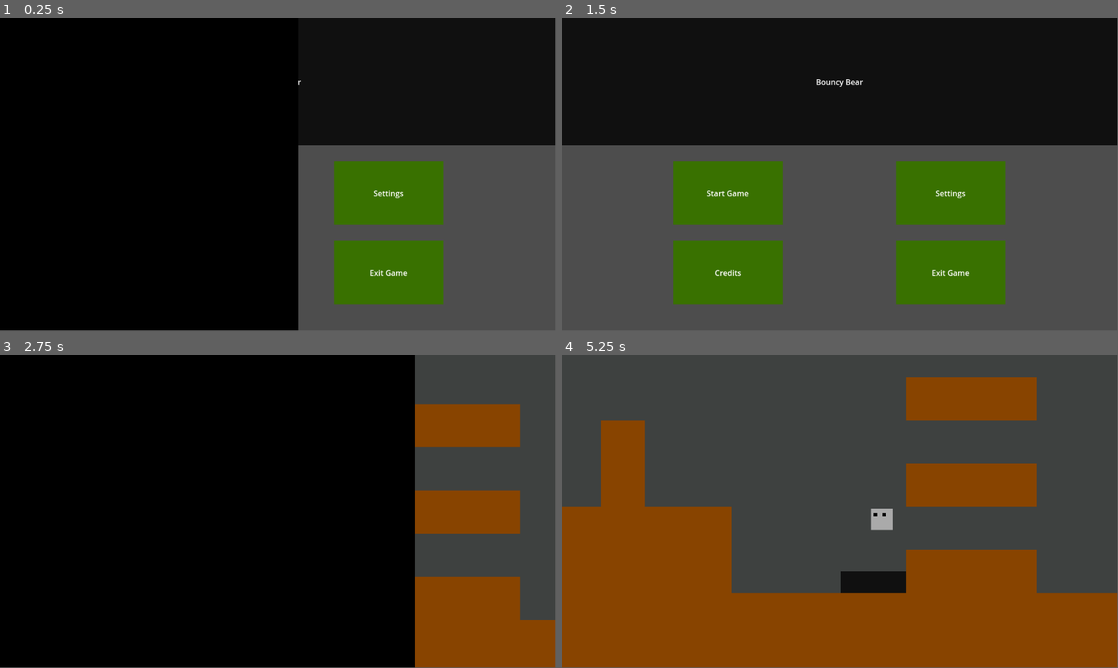
Above: before the commit, frames 1-4 (two rows, left to right).
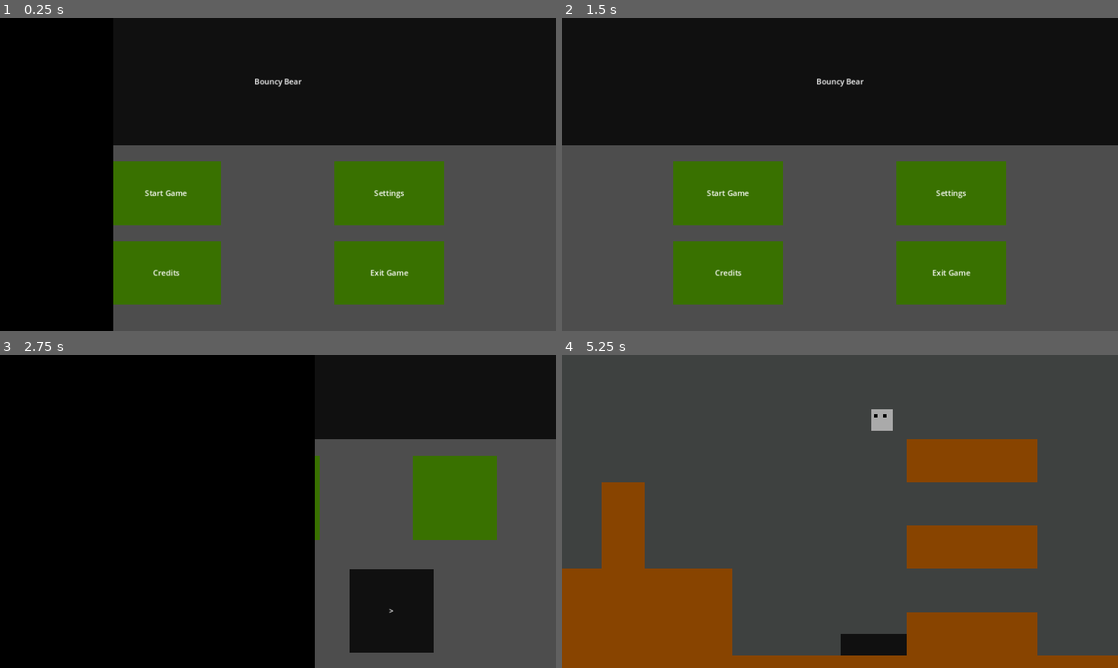
Above: after the commit, the same moments.

Repository: OfficialThomas/Bouncy-Bear-Game
Game: Godot game, scene res://Scenes/StartupMenu.tscn
The game is run twice, just before and just after one commit, with the same random seed, the same clock (stepped at 60 frames per second) and the same inputs. Before the commit the project has no main scene; this scene is started directly in both runs.
Inputs (mouse positions are in pixels of both pictures, inside the frame that each line leads up to):
- Up to frame 1 (0.25 s): no input
- Up to frame 2 (1.5 s): click "[center]Settings[/center]" at 0.5 s; click "[center]Credits[/center]" at 1.25 s
- Up to frame 3 (2.75 s): click "[center]Start Game[/center]" at 2 s
- Up to frame 4 (5.25 s): click (840, 498) at 2.77 s; hold Right (right) 3.53-5.03 s; hold Left (left) from 5.03 s (still down)
In our replay, the window is 799x449 before the commit and 800x450 after it. These sizes can differ from the game's own. Grey fills any space a smaller window leaves; there, only what the larger window draws over its background counts as a difference.

The runs differ from the first frame. In frame 1, 20% of the frame differs, in the area x 0-100%, y 0-100%; in frame 2, 0.8%; in frame 3, 29%; in frame 4, 29%, in the area x 0-100%, y 0-96%.

Commit message:
update to menu and level transitions

Diff:
--- a/Project/Assets/Scripts/Characters/Player.gd
+++ b/Project/Assets/Scripts/Characters/Player.gd
@@ -12,7 +12,7 @@
 
 # Gameplay elements
 var bounce = 0
-var b_multi = 1.25
+var b_multi = 1.5
 var checkpoint
 
 # Called when the node enters the scene tree for the first time.
--- /dev/null
+++ b/Project/Assets/Scripts/UI/LevelSelect.gd
@@ -0,0 +1,72 @@
+extends Control
+
+# Transition animation object
+@onready var transition = get_node("../../UI/SceneTransitionRect")
+
+# Universal scene change (5 button layout)
+@export_file("*.tscn") var return_scene : String
+@export_file("*.tscn") var next_scene : String
+@export_file("*.tscn") var level_1_scene : String
+@export_file("*.tscn") var level_2_scene : String
+@export_file("*.tscn") var level_3_scene : String
+
+
+# Called when the node enters the scene tree for the first time.
+func _ready():
+#	print("1: " + return_scene)
+#	print("2: " + next_scene)
+#	print("3: " + level_1_scene)
+#	print("4: " + level_2_scene)
+#	print("5: " + level_3_scene)
+	pass
+
+
+# Called every frame. 'delta' is the elapsed time since the previous frame.
+#func _process(_delta):
+#	pass
+
+
+# Return to the previous scene (default is main menu)
+func _on_return_pressed():
+#	print("Transitioning to: " + return_scene)
+	if (return_scene == ""):
+#		print("Scene name empty. Transitioning to main menu.")
+		transition.transition_to("res://Scenes/StartupMenu.tscn")
+	else:
+		transition.transition_to(return_scene)
+
+#next scene (default is credits)
+func _on_next_pressed():
+#	print("Transitioning to: " + next_scene)
+	if (next_scene == ""):
+#		print("Scene name empty. Transitioning to credits.")
+		pass #TODO: ADD credits scene
+	else:
+		transition.transition_to(next_scene)
+
+#enter level 1 scene (default is the playtest scene - playground)
+func _on_level_1_pressed():
+#	print("Transitioning to: " + level_1_scene)
+	if (level_1_scene == ""):
+#		print("Scene name empty. Transitioning to test level.")
+		transition.transition_to("res://Scenes/TestScene1.tscn")
+	else:
+		transition.transition_to(level_1_scene)
+
+#enter level 2 scene (default is the playtest scene - playground)
+func _on_level_2_pressed():
+#	print("Transitioning to: " + level_2_scene)
+	if (level_2_scene == ""):
+#		print("Scene name empty. Transitioning to test level.")
+		transition.transition_to("res://Scenes/TestScene1.tscn")
+	else:
+		transition.transition_to(level_2_scene)
+
+#enter level 3 scene (default is the playtest scene - playground)
+func _on_level_3_pressed():
+#	print("Transitioning to: " + level_3_scene)
+	if (level_3_scene == ""):
+#		print("Scene name empty. Transitioning to test level.")
+		transition.transition_to("res://Scenes/TestScene1.tscn")
+	else:
+		transition.transition_to(level_3_scene)
--- a/Project/Assets/Scripts/UI/MainMenu.gd
+++ b/Project/Assets/Scripts/UI/MainMenu.gd
@@ -1,6 +1,11 @@
 extends Control
 
 @onready var transition = get_node("../../UI/SceneTransitionRect")
+
+#universal scene change (3 button layout)
+@export_file("*.tscn") var next_scene : String
+@export_file("*.tscn") var credits_scene : String
+@export_file("*.tscn") var settings_scene : String
 
 # Called when the node enters the scene tree for the first time.
 #func _ready():
@@ -13,16 +18,31 @@
 
 
 func _on_start_game_pressed():
-	transition.transition_to("res://Scenes/TestScene1.tscn")
+#	print("Transitioning to: " + next_scene)
+	if (next_scene == ""):
+#		print("Scene name empty. Transitioning to main menu.")
+		transition.transition_to("res://Scenes/StartupMenu.tscn")
+	else:
+		transition.transition_to(next_scene)
 
 
 func _on_settings_pressed():
-	pass # Replace with function body.
+#	print("Transitioning to: " + settings_scene)
+	if (settings_scene == ""):
+#		print("Scene name empty. Transitioning to main menu.")
+		transition.transition_to("res://Scenes/StartupMenu.tscn")
+	else:
+		transition.transition_to(settings_scene)
 
 
 func _on_credits_pressed():
-	pass # Replace with function body.
+#	print("Transitioning to: " + credits_scene)
+	if (credits_scene == ""):
+#		print("Scene name empty. Transitioning to main menu.")
+		transition.transition_to("res://Scenes/StartupMenu.tscn")
+	else:
+		transition.transition_to(credits_scene)
 
 
 func _on_exit_game_pressed():
-	pass # Replace with function body.
+	transition.close_game()
--- a/Project/Assets/Scripts/UI/Transition.gd
+++ b/Project/Assets/Scripts/UI/Transition.gd
@@ -2,16 +2,27 @@
 
 #	Works Cited:
 #	https://www.gdquest.com/tutorial/godot/2d/scene-transition-rect/
+#	https://godotengine.org/qa/3188/current-scene-name
+#	https://docs.godotengine.org/en/stable/classes/class_node.html#class-node-method-print-tree-pretty
+#	https://godotengine.org/qa/554/is-there-a-way-to-close-a-game-using-gdscript
+
 
 # Path to the next scene to transition to
 @export_file("*.tscn") var next_scene_path : String
 
+
 # Reference to the _AnimationPlayer_ node
 @onready var _anim_player := $AnimationPlayer
+
+
+# Just in case I use this
+@onready var root = get_node("../../")
+
 
 # Called when the node enters the scene tree for the first time.
 func _ready():
 	# Plays the animation backward to fade in
+#	print(root.name) # Here for if I want to make the animation not play on a scene
 	_anim_player.play("SlideLeft")
 
 
@@ -26,3 +37,10 @@
 	await _anim_player.animation_finished
 	# Changes the scene
 	get_tree().change_scene_to_file(_next_scene)
+
+func close_game() -> void:
+	# Plays the Fade animation and wait until it finishes
+	_anim_player.play_backwards("SlideRight")
+	await _anim_player.animation_finished
+	# Close the game window
+	get_tree().quit()
--- a/Project/Assets/User-Interface/LevelSelect1.tscn
+++ b/Project/Assets/User-Interface/LevelSelect1.tscn
@@ -1,6 +1,7 @@
-[gd_scene load_steps=3 format=3 uid="uid://cm0aqouypj4pm"]
+[gd_scene load_steps=4 format=3 uid="uid://cm0aqouypj4pm"]
 
 [ext_resource type="Texture2D" uid="uid://nw51dsnvsjh7" path="res://Assets/Art/Props/test/test_object6.png" id="1_3gm3f"]
+[ext_resource type="Script" path="res://Assets/Scripts/UI/LevelSelect.gd" id="1_mfada"]
 [ext_resource type="Texture2D" uid="uid://3nidym386d2c" path="res://Assets/Art/Props/test/test_object3.png" id="2_rn1ao"]
 
 [node name="LevelSelect1" type="Control"]
@@ -10,6 +11,7 @@
 anchor_bottom = 1.0
 grow_horizontal = 2
 grow_vertical = 2
+script = ExtResource("1_mfada")
 
 [node name="LevelSelect" type="VBoxContainer" parent="."]
 layout_mode = 1
@@ -54,19 +56,19 @@
 [node name="MarginContainer" type="MarginContainer" parent="LevelSelect/Levels"]
 layout_mode = 2
 
-[node name="TextureButton" type="TextureButton" parent="LevelSelect/Levels"]
+[node name="Level1" type="TextureButton" parent="LevelSelect/Levels"]
 layout_mode = 2
 size_flags_horizontal = 3
 texture_normal = ExtResource("2_rn1ao")
 stretch_mode = 5
 
-[node name="TextureButton2" type="TextureButton" parent="LevelSelect/Levels"]
+[node name="Level2" type="TextureButton" parent="LevelSelect/Levels"]
 layout_mode = 2
 size_flags_horizontal = 3
 texture_normal = ExtResource("2_rn1ao")
 stretch_mode = 5
 
-[node name="TextureButton3" type="TextureButton" parent="LevelSelect/Levels"]
+[node name="Level3" type="TextureButton" parent="LevelSelect/Levels"]
 layout_mode = 2
 size_flags_horizontal = 3
 texture_normal = ExtResource("2_rn1ao")
@@ -90,13 +92,13 @@
 custom_minimum_size = Vector2(100, 0)
 layout_mode = 2
 
-[node name="ReturnMain" type="TextureButton" parent="LevelSelect/Return"]
+[node name="Return" type="TextureButton" parent="LevelSelect/Return"]
 layout_mode = 2
 size_flags_horizontal = 3
 texture_normal = ExtResource("1_3gm3f")
 stretch_mode = 5
 
-[node name="RichTextLabel" type="RichTextLabel" parent="LevelSelect/Return/ReturnMain"]
+[node name="RichTextLabel" type="RichTextLabel" parent="LevelSelect/Return/Return"]
 layout_mode = 1
 anchors_preset = 14
 anchor_top = 0.5
@@ -104,18 +106,19 @@
 anchor_bottom = 0.5
 grow_horizontal = 2
 grow_vertical = 2
+mouse_filter = 1
 bbcode_enabled = true
 text = "[center]<[/center]"
 fit_content = true
 metadata/_edit_use_anchors_ = true
 
-[node name="ReturnMain2" type="TextureButton" parent="LevelSelect/Return"]
+[node name="Next" type="TextureButton" parent="LevelSelect/Return"]
 layout_mode = 2
 size_flags_horizontal = 3
 texture_normal = ExtResource("1_3gm3f")
 stretch_mode = 5
 
-[node name="RichTextLabel" type="RichTextLabel" parent="LevelSelect/Return/ReturnMain2"]
+[node name="RichTextLabel" type="RichTextLabel" parent="LevelSelect/Return/Next"]
 layout_mode = 1
 anchors_preset = 14
 anchor_top = 0.5
@@ -123,6 +126,7 @@
 anchor_bottom = 0.5
 grow_horizontal = 2
 grow_vertical = 2
+mouse_filter = 1
 bbcode_enabled = true
 text = "[center]>[/center]"
 fit_content = true
@@ -135,3 +139,9 @@
 [node name="MarginContainer3" type="MarginContainer" parent="LevelSelect"]
 custom_minimum_size = Vector2(0, 25)
 layout_mode = 2
+
+[connection signal="pressed" from="LevelSelect/Levels/Level1" to="." method="_on_level_1_pressed"]
+[connection signal="pressed" from="LevelSelect/Levels/Level2" to="." method="_on_level_2_pressed"]
+[connection signal="pressed" from="LevelSelect/Levels/Level3" to="." method="_on_level_3_pressed"]
+[connection signal="pressed" from="LevelSelect/Return/Return" to="." method="_on_return_pressed"]
+[connection signal="pressed" from="LevelSelect/Return/Next" to="." method="_on_next_pressed"]
--- a/Project/Assets/User-Interface/MainMenu.tscn
+++ b/Project/Assets/User-Interface/MainMenu.tscn
@@ -12,6 +12,7 @@
 grow_horizontal = 2
 grow_vertical = 2
 script = ExtResource("1_7x3am")
+next_scene = "res://Scenes/Area1Scene.tscn"
 
 [node name="MainScreen" type="VBoxContainer" parent="."]
 layout_mode = 1
--- a/Project/Assets/User-Interface/Transition.tscn
+++ b/Project/Assets/User-Interface/Transition.tscn
@@ -16,7 +16,7 @@
 "times": PackedFloat32Array(0.05, 0.45),
 "transitions": PackedFloat32Array(1, 1),
 "update": 0,
-"values": [Vector2(0, 0), Vector2(-1162, 0)]
+"values": [Vector2(0, 0), Vector2(-2000, 0)]
 }
 tracks/1/type = "value"
 tracks/1/imported = false
@@ -45,7 +45,7 @@
 "times": PackedFloat32Array(0.05, 0.45),
 "transitions": PackedFloat32Array(1, 1),
 "update": 0,
-"values": [Vector2(0, 0), Vector2(1168, 0)]
+"values": [Vector2(0, 0), Vector2(2000, 0)]
 }
 tracks/1/type = "value"
 tracks/1/imported = false
@@ -70,7 +70,7 @@
 anchors_preset = 15
 anchor_right = 1.0
 anchor_bottom = 1.0
-offset_right = 0.00537109
+offset_right = 0.00878906
 grow_horizontal = 2
 grow_vertical = 2
 color = Color(0, 0, 0, 1)
--- /dev/null
+++ b/Project/Scenes/Area1Scene.tscn
@@ -0,0 +1,14 @@
+[gd_scene load_steps=3 format=3 uid="uid://bbuv8ksbruaj7"]
+
+[ext_resource type="PackedScene" uid="uid://cm0aqouypj4pm" path="res://Assets/User-Interface/LevelSelect1.tscn" id="1_te5k7"]
+[ext_resource type="PackedScene" uid="uid://eopnjeralfpo" path="res://Assets/User-Interface/Transition.tscn" id="2_5jq1a"]
+
+[node name="Area1Scene" type="Node2D"]
+
+[node name="UI" type="CanvasLayer" parent="."]
+
+[node name="LevelSelect1" parent="UI" instance=ExtResource("1_te5k7")]
+
+[node name="SceneTransitionRect" parent="UI" instance=ExtResource("2_5jq1a")]
+offset_right = 0.0
+metadata/_edit_use_anchors_ = true
--- a/Project/Scenes/StartupMenu.tscn
+++ b/Project/Scenes/StartupMenu.tscn
@@ -4,11 +4,13 @@
 [ext_resource type="PackedScene" uid="uid://eopnjeralfpo" path="res://Assets/User-Interface/Transition.tscn" id="2_aol42"]
 
 [node name="StartupMenu" type="Node2D"]
+position = Vector2(-2, 0)
 
 [node name="UI" type="CanvasLayer" parent="."]
 
 [node name="MainMenu" parent="UI" instance=ExtResource("1_fjilo")]
 
 [node name="SceneTransitionRect" parent="UI" instance=ExtResource("2_aol42")]
-offset_left = 1168.0
-offset_right = 1168.0
+offset_right = 0.0
+size_flags_horizontal = 3
+size_flags_vertical = 3
--- a/Project/Scenes/TestScene1.tscn
+++ b/Project/Scenes/TestScene1.tscn
@@ -88,14 +88,3 @@
 [node name="UI" type="CanvasLayer" parent="."]
 
 [node name="SceneTransitionRect" parent="UI" instance=ExtResource("7_0n8xb")]
-offset_top = -769.0
-offset_bottom = -769.0
-
-[connection signal="body_entered" from="TileMap/Checkpoint" to="TileMap/Checkpoint" method="_on_body_entered" flags=18]
-[connection signal="body_entered" from="TileMap/Spike" to="TileMap/Spike" method="_on_body_entered" flags=18]
-[connection signal="body_entered" from="TileMap/@Spike@108846" to="TileMap/@Spike@108846" method="_on_body_entered" flags=18]
-[connection signal="body_entered" from="TileMap/@Spike@108847" to="TileMap/@Spike@108847" method="_on_body_entered" flags=18]
-[connection signal="body_entered" from="TileMap/@Checkpoint@108848" to="TileMap/@Checkpoint@108848" method="_on_body_entered" flags=18]
-[connection signal="body_entered" from="TileMap/Spring" to="TileMap/Spring" method="_on_body_entered" flags=18]
-[connection signal="body_entered" from="TileMap/@Spring@108849" to="TileMap/@Spring@108849" method="_on_body_entered" flags=18]
-[connection signal="body_entered" from="TileMap/@Spring@108850" to="TileMap/@Spring@108850" method="_on_body_entered" flags=18]
--- a/Project/project.godot
+++ b/Project/project.godot
@@ -11,8 +11,13 @@
 [application]
 
 config/name="Bouncy Bear"
+run/main_scene="res://Scenes/StartupMenu.tscn"
 config/features=PackedStringArray("4.0", "GL Compatibility")
 config/icon="res://icon.svg"
+
+[display]
+
+window/stretch/mode="canvas_items"
 
 [input]
 
